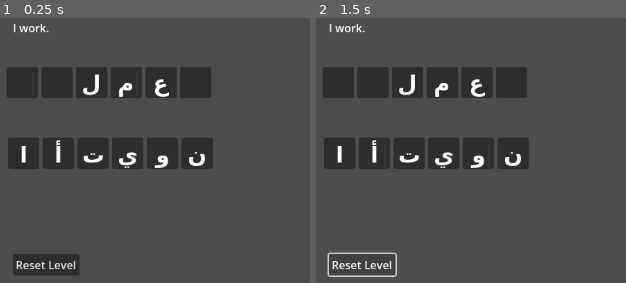
Above: before the commit, frames 1-2 (left to right).
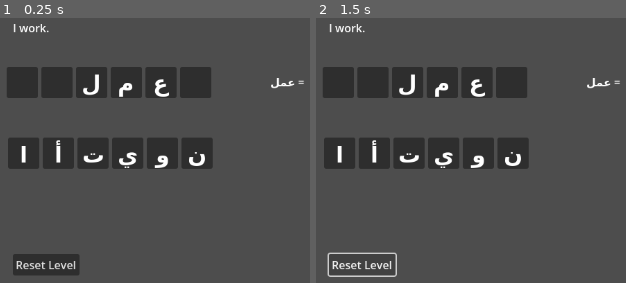
Above: after the commit, the same moments.

Repository: koljapluemer/egyptian-conjugator
Game: Godot game, scene res://scenes/game.tscn
The game is run twice, just before and just after one commit, with the same random seed, the same clock (stepped at 60 frames per second) and the same inputs.
Inputs:
- Up to frame 1 (0.25 s): no input
- Up to frame 2 (1.5 s): click "Reset Level" at 0.5 s

The runs differ from the first frame. In frame 1, 0.1% of the frame differs, in the area x 87-99%, y 22-27%; in frame 2, 0.1%.

Commit message:
add label for resulting word

Diff:
--- a/scenes/game.tscn
+++ b/scenes/game.tscn
@@ -22,6 +22,14 @@
 offset_right = 403.0
 offset_bottom = 399.0
 text = "Reset Level"
+
+[node name="Combined" type="Label" parent="."]
+offset_left = 622.0
+offset_top = 108.0
+offset_right = 728.0
+offset_bottom = 131.0
+text = "= lorem"
+horizontal_alignment = 2
 
 [node name="Particles" type="Node" parent="."]
 
--- a/scenes/scripts/game_manager.gd
+++ b/scenes/scripts/game_manager.gd
@@ -5,6 +5,7 @@
 @onready var green_confetti: CPUParticles2D = $Particles/Confetti/green
 
 @onready var prompt: Label = $Prompt
+@onready var combined: Label = $Combined
 
 const EXERCISES = [
 	{
@@ -79,17 +80,25 @@
 	exercise = EXERCISES[current_exercise_index]
 	prompt.text = exercise.prompt
 
+func set_combined_label() -> void:
+	var combinedText = "= "
+	for i in range(slotObjects.size()):
+		combinedText += slotObjects[slotObjects.size()-i-1].btn_label.text
+	combined.text = combinedText
+
 func reset_buttons_and_slots() -> void:
 	for i in range(slotObjects.size()):
 		slotObjects[i].reset_text()
 	for i in range(buttonObjects.size()):
 		buttonObjects[i].reset_text()
+	set_combined_label()
 
 # Called every frame. 'delta' is the elapsed time since the previous frame.
 func _process(delta: float) -> void:
 	pass
 
 func _on_drag_finished() -> void:
+	set_combined_label()
 	# check if exercise is solved
 	# by looping through slotObjects and checking against exercise.solution
 	var solved = true
Not shown, changed: README.md
